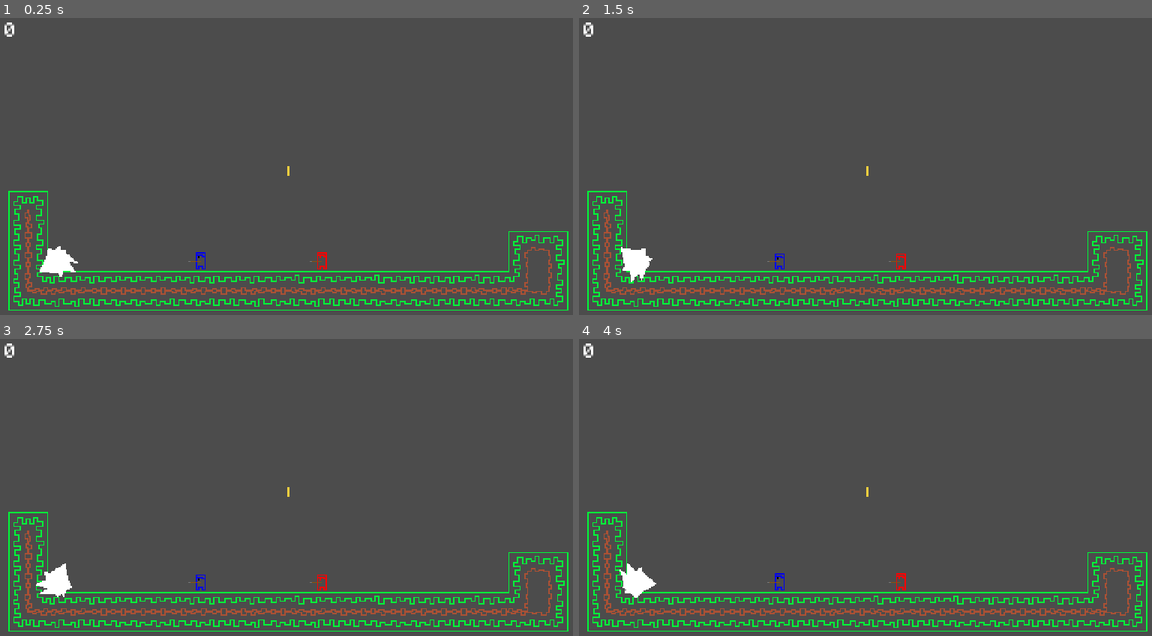
Above: before the commit, frames 1-4 (two rows, left to right).
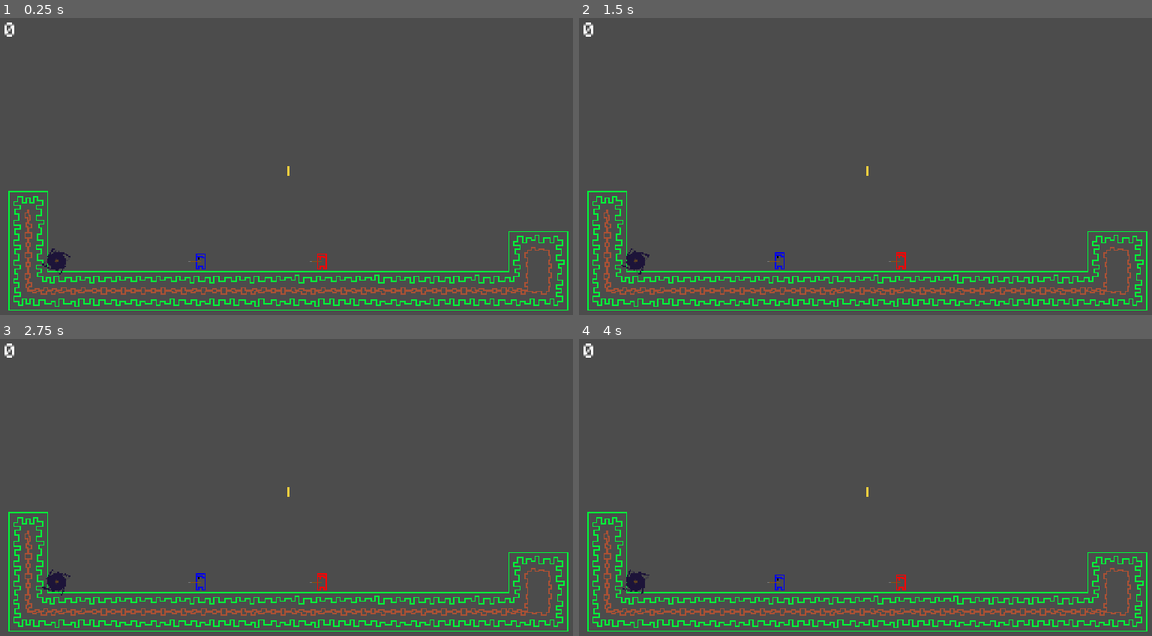
Above: after the commit, the same moments.

Repository: FoxRox87/Platformer2
Game: Godot game, scene res://Levels/Level01.tscn
The game is run twice, just before and just after one commit, with the same random seed, the same clock (stepped at 60 frames per second) and the same inputs. Sound files missing from this copy of the repository are replaced by a short silence.
Inputs:
- Up to frame 1 (0.25 s): no input
- Up to frame 2 (1.5 s): no input
- Up to frame 3 (2.75 s): no input
- Up to frame 4 (4 s): no input

The runs differ from the first frame. In frame 1, 0.4% of the frame differs, in the area x 6-58%, y 76-88%; in frame 2, 0.4%; in frame 3, 0.4%, in the area x 6-58%, y 75-87%; in frame 4, 0.4%.

Commit message:
BloodColor & Sawblade

Diff:
--- a/Hitable.gd
+++ b/Hitable.gd
@@ -2,6 +2,8 @@
 
 export var maxHp:= 100
 export var hp := 100
+export var bloodColor:=Color(1,0,0)
+
 # Declare member variables here. Examples:
 # var a = 2
 # var b = "text"
@@ -10,6 +12,7 @@
 # Called when the node enters the scene tree for the first time.
 func _ready():
 	hp = maxHp
+	$BloodFountain.set_color(bloodColor)
 	pass # Replace with function body.
 
 func hit(damage: int):
--- a/Levels/Level01.tscn
+++ b/Levels/Level01.tscn
@@ -241,6 +241,7 @@
 
 [node name="Player" parent="." instance=ExtResource( 2 )]
 position = Vector2( 169.024, 192.776 )
+bloodColor = Color( 0, 0.133333, 1, 1 )
 
 [node name="Coin" parent="." instance=ExtResource( 3 )]
 position = Vector2( 240, 128 )
--- a/Objects/Player.tscn
+++ b/Objects/Player.tscn
@@ -68,6 +68,7 @@
 position = Vector2( -0.314981, 0 )
 frames = SubResource( 9 )
 animation = "idle"
+frame = 1
 playing = true
 
 [node name="WeaponSprite" type="Sprite" parent="." index="2"]
--- a/Objects/SawBlade.gd
+++ b/Objects/SawBlade.gd
@@ -3,7 +3,7 @@
 export var damage := 10
 
 func _process(delta):
-	rotate(delta)
+	rotate(delta*10)
 
 func _on_OuchTimer_timeout():
 	for body in $OuchArea.get_overlapping_bodies():
--- a/Objects/SawBlade.tscn
+++ b/Objects/SawBlade.tscn
@@ -1,6 +1,7 @@
-[gd_scene load_steps=3 format=2]
+[gd_scene load_steps=4 format=2]
 
 [ext_resource path="res://Objects/SawBlade.gd" type="Script" id=1]
+[ext_resource path="res://Assets/images/Sawblade.png" type="Texture" id=2]
 
 [sub_resource type="CircleShape2D" id=1]
 
@@ -16,7 +17,9 @@
 wait_time = 0.3
 autostart = true
 
-[node name="Polygon2D" type="Polygon2D" parent="."]
-polygon = PoolVector2Array( 0.84251, -10.1764, 3.9677, -10.7717, 5.40629, -8.29134, 16.6669, -2.98347, 9.62282, -1.44567, 16.7165, 4.80472, 7.44015, 5.4496, 6.19999, 11.7992, 2.62834, 9.26928, -11.9063, 11.7, -9.37638, -0.30473, -9.72363, -8.29134, -4.21733, -8.68819, -0.794498, -12.9047 )
+[node name="Sprite" type="Sprite" parent="."]
+position = Vector2( 0.0147481, 0.0884867 )
+scale = Vector2( 0.911512, 0.911512 )
+texture = ExtResource( 2 )
 
 [connection signal="timeout" from="OuchTimer" to="." method="_on_OuchTimer_timeout"]
Binary file added: Assets/images/Sawblade.png
Not shown, added: Assets/images/Sawblade.png.import
